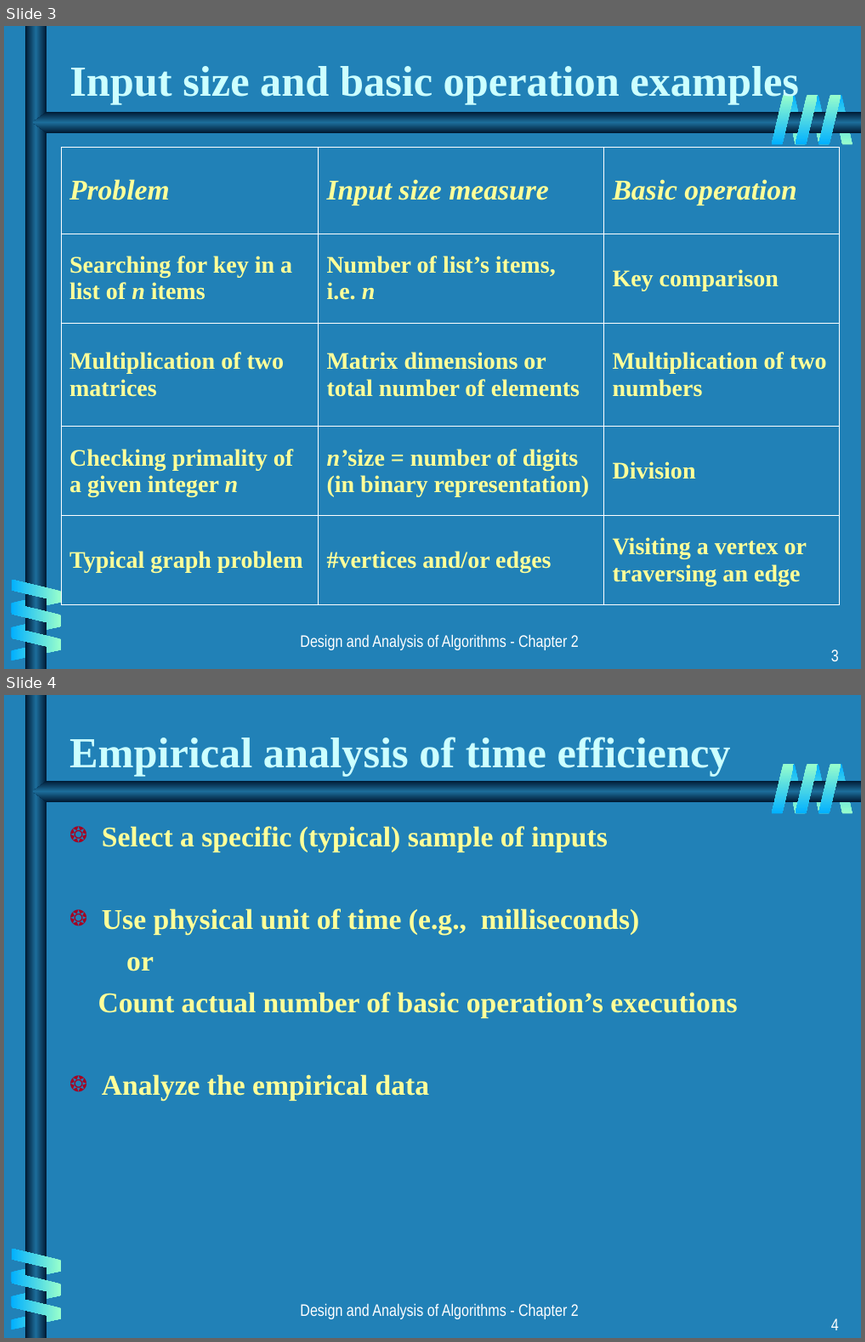
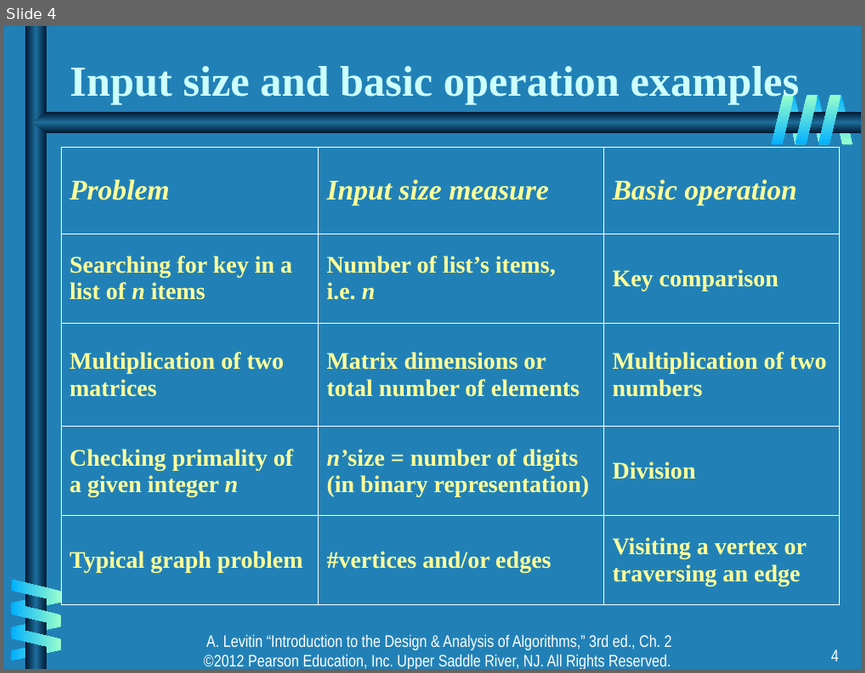
Before and after one commit to CMPT306/CMPT306.github.io, a slide deck: handouts/algorithms/ch02.ppt. Shown one above the other, each under a label of ours: slides 3 and 4 before the commit, slide 4 after it. The pictures are 865x1342 and 865x673 pixels, drawn with LibreOffice and Linux fonts; fonts in the diff are those of the drawing. Boxes give left, top, right and bottom in pixels: in the first picture for what was removed or moved away, otherwise in the second. Text is boxed around its words. In the diff, an @@ line names an element or a change of style, - is before the commit and + after.

Commit message:
algorithm analysis

```diff
--- a/handouts/algorithms/ch02.ppt
+++ b/handouts/algorithms/ch02.ppt
@@ slide 4 removed at [4, 695, 861, 1338], background #2181B7; not listed: 14 template elements that a slide beside it also shows @@
@@ title removed at [69, 737, 731, 777] @@
-Empirical analysis of time efficiency
@@ text removed at [98, 826, 737, 1100] @@
-❂ Select a specific (typical) sample of inputs
-❂ Use physical unit of time (e.g., milliseconds)
-or
-Count actual number of basic operation’s executions
-❂ Analyze the empirical data
@@ text removed at [300, 1303, 579, 1319] @@
-Design and Analysis of Algorithms - Chapter 2
@@ page number removed at [831, 1318, 839, 1330] @@
-4
@@ what was slide 3 is now slide 4 @@
@@ slide 4 changed as well @@
@@ text at [204, 634, 672, 669]: text changed @@
-Design and Analysis of Algorithms - Chapter 2
+A. Levitin “Introduction to the Design & Analysis of Algorithms,” 3rd ed., Ch. 2 ©2012 Pearson Education, Inc. Upper Saddle River, NJ. All Rights Reserved.
@@ page number at [831, 649, 839, 661]: text changed @@
-3
+4
```
Also in this commit, not shown: 33 other slides changed, 1 slide added, 2 other slides removed, 1 other file.
